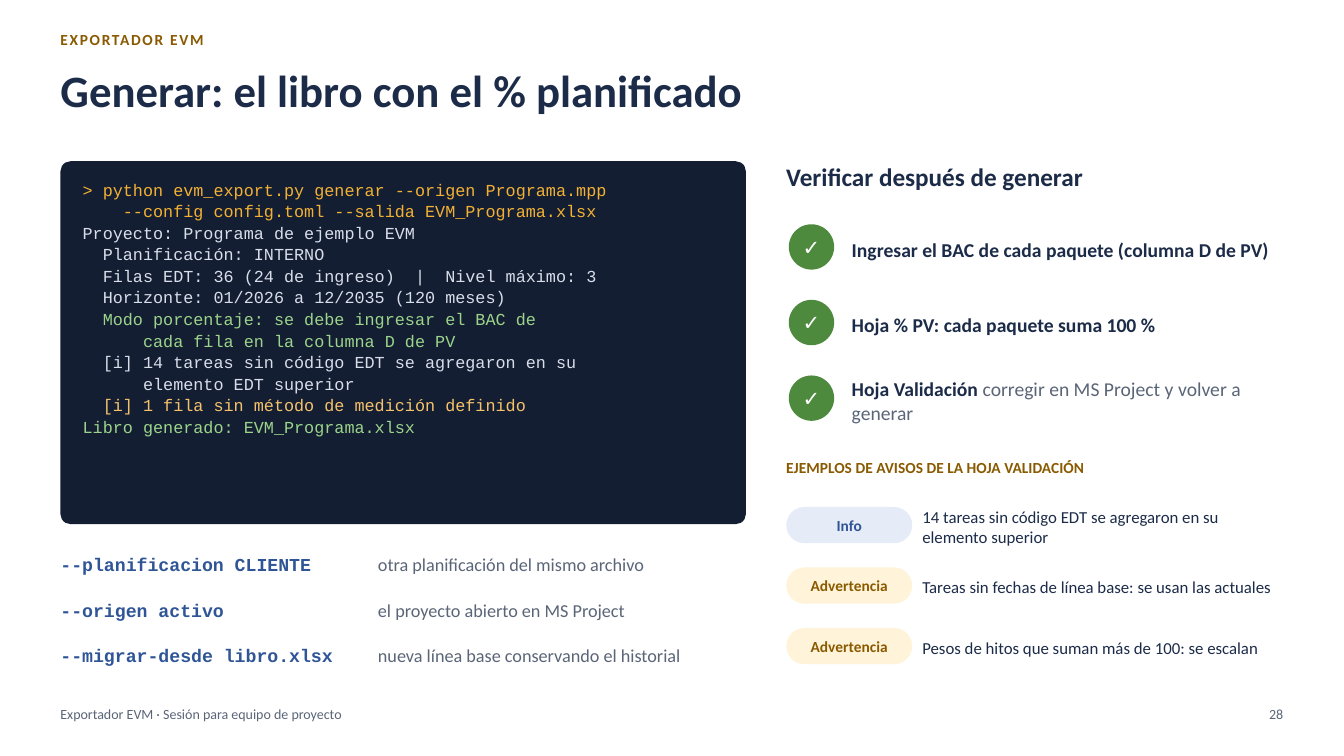
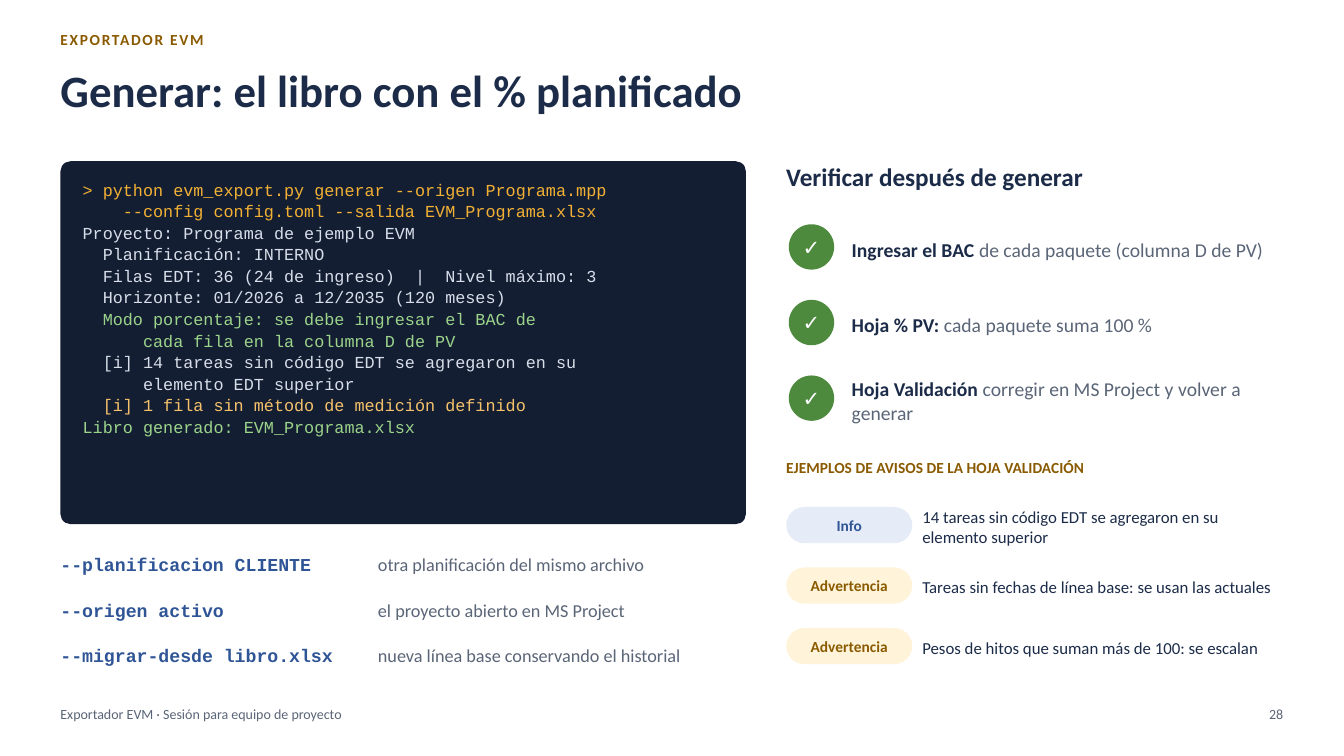
Before and after one commit to MarceloSalazar/evm-automation, a slide deck: slide 28 of docs/presentacion-jefes-de-proyecto.pptx. Drawn at 1344x756 pixels with LibreOffice and Linux fonts; fonts in the diff are those of the drawing. Boxes give left, top, right and bottom in pixels: in the first picture for what was removed or moved away, otherwise in the second. Text is boxed around its words. In the diff, an @@ line names an element or a change of style, - is before the commit and + after.

```diff
--- a/docs/presentacion-jefes-de-proyecto.pptx
+++ b/docs/presentacion-jefes-de-proyecto.pptx
@@ text "Ingresar el BAC de cada ..." at box(852, 243, 1263, 261): text colour #1B2B48 to #5A6577, bold off in "de cada paquete (columna D de PV)" @@
@@ text "Hoja % PV: cada paquete ..." at box(852, 318, 1134, 336): text colour #1B2B48 to #5A6577, bold off in "cada paquete suma 100 %" @@
```
Also in this commit, not shown: 9 other slides changed, 4 other files.
